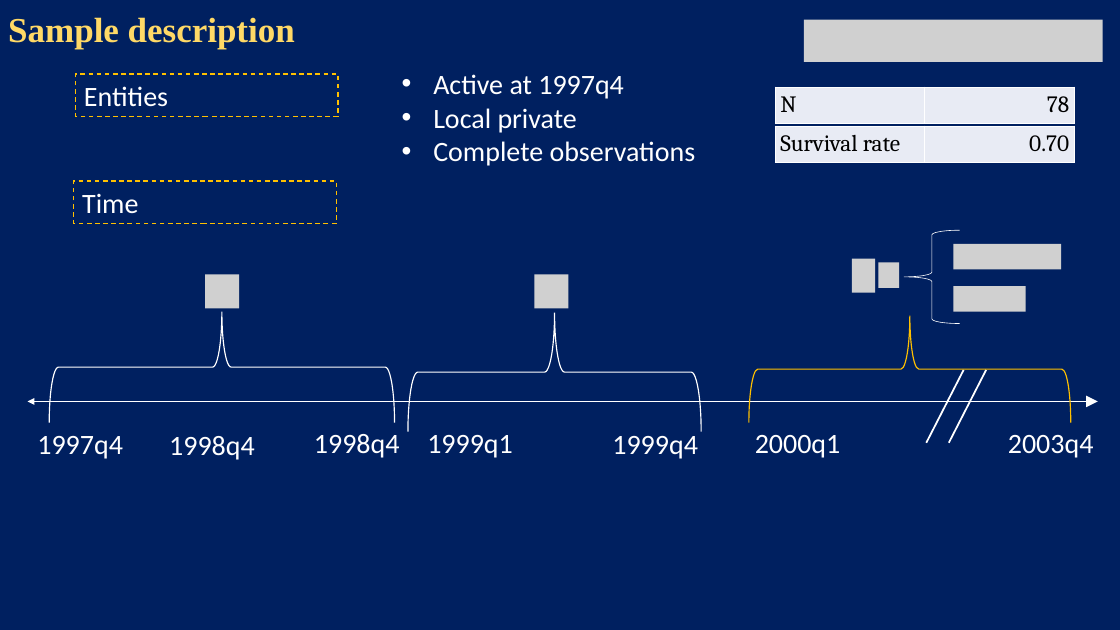
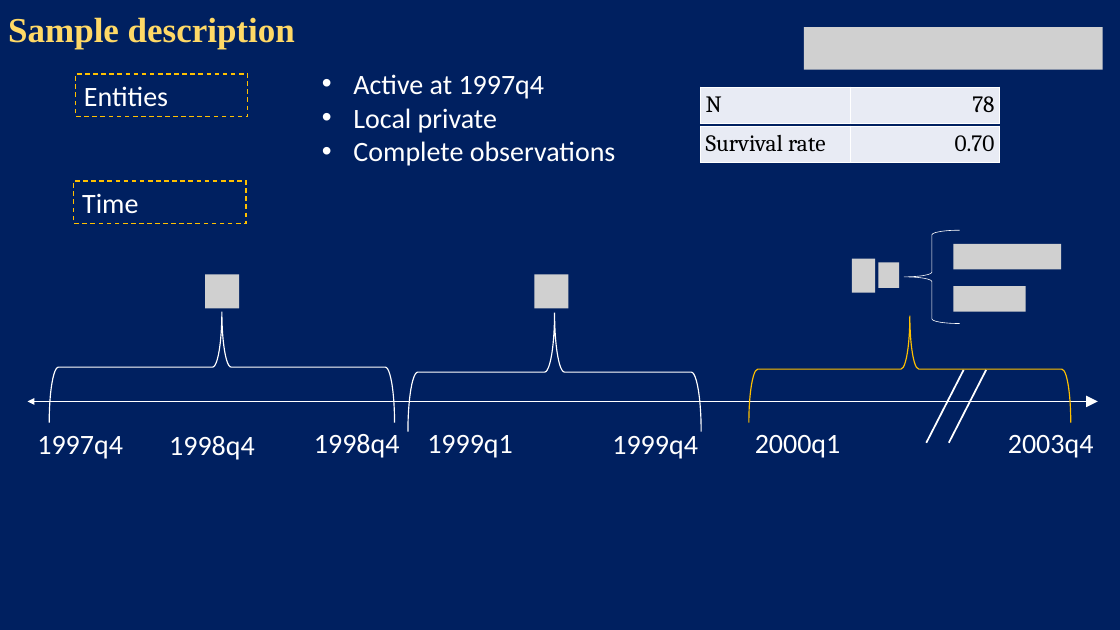
Before and after one commit to ecarlevaro/bankFailure, a slide deck: slide 9 of presentations/PhD Conference 34/UQ phd conference BAFA presentation .pptx (slide 14 before the commit). Drawn at 1120x630 pixels with LibreOffice and Linux fonts; fonts in the diff are those of the drawing; grey boxes stand for pictures. Boxes give left, top, right and bottom in pixels: in the first picture for what was removed or moved away, otherwise in the second. Text is boxed around its words. In the diff, an @@ line names an element or a change of style, - is before the commit and + after.

```diff
--- a/presentations/PhD Conference 34/UQ phd conference BAFA presentation .pptx
+++ b/presentations/PhD Conference 34/UQ phd conference BAFA presentation .pptx
@@ picture: place and size @@
-picture at [804,19,1103,61]
+picture at [804,27,1103,69]
@@ rectangle "Entities": place and size @@
-rectangle "Entities" at [76,74,338,116]
+rectangle "Entities" at [76,74,248,116]
@@ text "Active at 1997q4": place and size @@
-text "Active at 1997q4" at [433,74,696,166]
+text "Active at 1997q4" at [353,74,616,166]
@@ table: place and size @@
-table at [776,87,1075,124]
+table at [701,87,1000,124]
@@ table: place and size @@
-table at [776,126,1075,162]
+table at [701,126,1000,162]
@@ rectangle "Time": place and size @@
-rectangle "Time" at [74,181,336,223]
+rectangle "Time" at [74,181,246,223]
```
Also in this commit, not shown: 10 other slides changed, 4 slides added, 6 slides removed, 10 other files.
